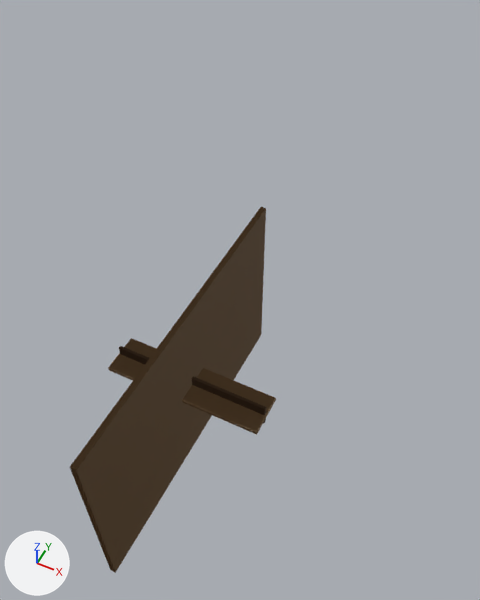
The glTF model public/models/authoring/stair-run-8riser.glb as it was, and as the next commit left it.
Rendered twice from a camera (50 mm lens) standing at (1.49, -2.21, 3.82) and looking at (0.09, 0.58, 0.33). The axes (+X, +Y, +Z) are drawn at lower left. The lights are the same throughout. The older version comes first. Where no turn or scale is listed for an object, it has been applied to the vertices. Vertices at exactly the same position are counted once.

Names of what the first picture shows: 'Riser_0', 'Riser_4', 'Stringer_-0.58', 'Tread_0', 'Tread_7'.
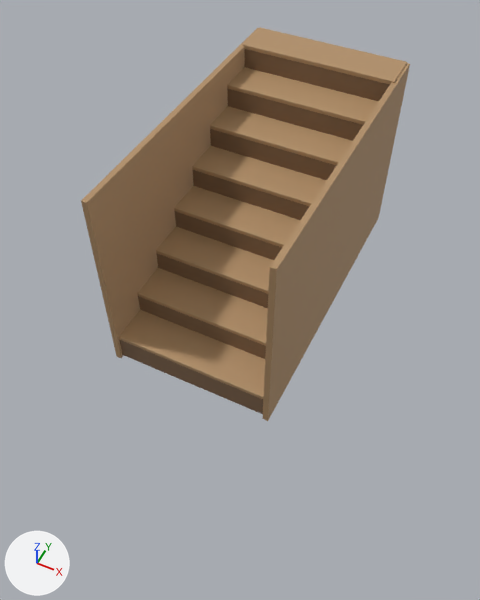
The change, as a list of edits to the scene's bpy script:
```text
Change me_riser_1_001:
    remove me_riser_1_001.from_pydata(...)  # 8 vertices, 12 faces; spans x -0.57..0.57, y -0.011..0.011, z -0.087..0.087
    add me_riser_1_001.from_pydata(...)  # 8 vertices, 12 faces; spans x -0.57..0.57, y 0.28..0.302, z 0.175..0.35
    me_riser_1_001 part 1: the whole mesh is moved by (0.0, 0.291, 0.262)
Change me_riser_2_001:
    remove me_riser_2_001.from_pydata(...)  # 8 vertices, 12 faces; spans x -0.57..0.57, y -0.011..0.011, z -0.087..0.087
    add me_riser_2_001.from_pydata(...)  # 8 vertices, 12 faces; spans x -0.57..0.57, y 0.56..0.582, z 0.35..0.525
    me_riser_2_001 part 2: the whole mesh is moved by (0.0, 0.571, 0.437)
Change me_riser_3_001:
    remove me_riser_3_001.from_pydata(...)  # 8 vertices, 12 faces; spans x -0.57..0.57, y -0.011..0.011, z -0.087..0.087
    add me_riser_3_001.from_pydata(...)  # 8 vertices, 12 faces; spans x -0.57..0.57, y 0.84..0.862, z 0.525..0.7
    me_riser_3_001 part 3: the whole mesh is moved by (0.0, 0.851, 0.613)
Change me_riser_4_001:
    remove me_riser_4_001.from_pydata(...)  # 8 vertices, 12 faces; spans x -0.57..0.57, y -0.011..0.011, z -0.087..0.087
    add me_riser_4_001.from_pydata(...)  # 8 vertices, 12 faces; spans x -0.57..0.57, y 1.12..1.142, z 0.7..0.875
    me_riser_4_001 part 4: the whole mesh is moved by (0.0, 1.131, 0.788)
Change me_riser_5_001:
    remove me_riser_5_001.from_pydata(...)  # 8 vertices, 12 faces; spans x -0.57..0.57, y -0.011..0.011, z -0.087..0.087
    add me_riser_5_001.from_pydata(...)  # 8 vertices, 12 faces; spans x -0.57..0.57, y 1.4..1.422, z 0.875..1.05
    me_riser_5_001 part 5: the whole mesh is moved by (0.0, 1.411, 0.962)
Change me_riser_6_001:
    remove me_riser_6_001.from_pydata(...)  # 8 vertices, 12 faces; spans x -0.57..0.57, y -0.011..0.011, z -0.087..0.087
    add me_riser_6_001.from_pydata(...)  # 8 vertices, 12 faces; spans x -0.57..0.57, y 1.68..1.702, z 1.05..1.225
    me_riser_6_001 part 6: the whole mesh is moved by (0.0, 1.691, 1.138)
Change me_riser_7_001:
    remove me_riser_7_001.from_pydata(...)  # 8 vertices, 12 faces; spans x -0.57..0.57, y -0.011..0.011, z -0.087..0.087
    add me_riser_7_001.from_pydata(...)  # 8 vertices, 12 faces; spans x -0.57..0.57, y 1.96..1.982, z 1.225..1.4
    me_riser_7_001 part 7: the whole mesh is moved by (0.0, 1.971, 1.312)
Change me_stringer_0_001:
    remove me_stringer_0_001.from_pydata(...)  # 8 vertices, 12 faces; spans x -0.02..0.02, y -1.14..1.14, z -0.72..0.72
    add me_stringer_0_001.from_pydata(...)  # 8 vertices, 12 faces; spans x 0.56..0.6, y -0.02..2.26, z -0.02..1.42
    me_stringer_0_001 part 8: the whole mesh is moved by (0.58, 1.12, 0.7)
Change me_stringer__0_001:
    remove me_stringer__0_001.from_pydata(...)  # 8 vertices, 12 faces; spans x -0.02..0.02, y -1.14..1.14, z -0.72..0.72
    add me_stringer__0_001.from_pydata(...)  # 8 vertices, 12 faces; spans x -0.6..-0.56, y -0.02..2.26, z -0.02..1.42
    me_stringer__0_001 part 9: the whole mesh is moved by (-0.58, 1.12, 0.7)
Change me_tread_0_002:
    remove me_tread_0_002.from_pydata(...)  # 56 vertices, 108 faces; spans x -0.58..0.58, y -0.15..0.15, z -0.015..0.015
    add me_tread_0_002.from_pydata(...)  # 56 vertices, 108 faces; spans x -0.58..0.58, y 0.0..0.3, z 0.175..0.205
    me_tread_0_002 part 10: the whole mesh is moved by (0.0, 0.15, 0.19)
Change me_tread_1_002:
    remove me_tread_1_002.from_pydata(...)  # 56 vertices, 108 faces; spans x -0.58..0.58, y -0.15..0.15, z -0.015..0.015
    add me_tread_1_002.from_pydata(...)  # 56 vertices, 108 faces; spans x -0.58..0.58, y 0.28..0.58, z 0.35..0.38
    me_tread_1_002 part 11: the whole mesh is moved by (0.0, 0.43, 0.365)
Change me_tread_2_002:
    remove me_tread_2_002.from_pydata(...)  # 56 vertices, 108 faces; spans x -0.58..0.58, y -0.15..0.15, z -0.015..0.015
    add me_tread_2_002.from_pydata(...)  # 56 vertices, 108 faces; spans x -0.58..0.58, y 0.56..0.86, z 0.525..0.555
    me_tread_2_002 part 12: the whole mesh is moved by (0.0, 0.71, 0.54)
Change me_tread_3_002:
    remove me_tread_3_002.from_pydata(...)  # 56 vertices, 108 faces; spans x -0.58..0.58, y -0.15..0.15, z -0.015..0.015
    add me_tread_3_002.from_pydata(...)  # 56 vertices, 108 faces; spans x -0.58..0.58, y 0.84..1.14, z 0.7..0.73
    me_tread_3_002 part 13: the whole mesh is moved by (0.0, 0.99, 0.715)
Change me_tread_4_002:
    remove me_tread_4_002.from_pydata(...)  # 56 vertices, 108 faces; spans x -0.58..0.58, y -0.15..0.15, z -0.015..0.015
    add me_tread_4_002.from_pydata(...)  # 56 vertices, 108 faces; spans x -0.58..0.58, y 1.12..1.42, z 0.875..0.905
    me_tread_4_002 part 14: the whole mesh is moved by (0.0, 1.27, 0.89)
Change me_tread_5_002:
    remove me_tread_5_002.from_pydata(...)  # 56 vertices, 108 faces; spans x -0.58..0.58, y -0.15..0.15, z -0.015..0.015
    add me_tread_5_002.from_pydata(...)  # 56 vertices, 108 faces; spans x -0.58..0.58, y 1.4..1.7, z 1.05..1.08
    me_tread_5_002 part 15: the whole mesh is moved by (0.0, 1.55, 1.065)
Change me_tread_6_002:
    remove me_tread_6_002.from_pydata(...)  # 56 vertices, 108 faces; spans x -0.58..0.58, y -0.15..0.15, z -0.015..0.015
    add me_tread_6_002.from_pydata(...)  # 56 vertices, 108 faces; spans x -0.58..0.58, y 1.68..1.98, z 1.225..1.255
    me_tread_6_002 part 16: the whole mesh is moved by (0.0, 1.83, 1.24)
Change me_tread_7_002:
    remove me_tread_7_002.from_pydata(...)  # 56 vertices, 108 faces; spans x -0.58..0.58, y -0.15..0.15, z -0.015..0.015
    add me_tread_7_002.from_pydata(...)  # 56 vertices, 108 faces; spans x -0.58..0.58, y 1.96..2.26, z 1.4..1.43
    me_tread_7_002 part 17: the whole mesh is moved by (0.0, 2.11, 1.415)
```

Changed parts and their boxes (x1, y1, x2, y2) in the pictures (480 x 600 px):
'Stringer_-0.58', moved: before (70, 207, 266, 573); after (81, 28, 259, 358)
'Stringer_0.58', moved (not visible before): after (262, 63, 410, 421)
'Tread_0', moved: before (108, 338, 276, 435); after (119, 310, 265, 399)
'Tread_1', moved (not visible before): after (137, 268, 268, 346)
'Tread_7', moved: before (194, 407, 272, 433); after (242, 27, 407, 84)
'Tread_6', moved (not visible before): after (227, 67, 379, 125)
'Tread_2', moved (not visible before): after (156, 227, 274, 294)
'Tread_5', moved (not visible before): after (210, 106, 352, 165)
'Tread_4', moved (not visible before): after (192, 146, 327, 206)
'Tread_3', moved (not visible before): after (174, 186, 300, 247)
'Riser_7', moved (not visible before): after (244, 49, 390, 101)
'Riser_6', moved (not visible before): after (227, 89, 363, 141)
'Riser_5', moved (not visible before): after (210, 129, 337, 180)
'Riser_4', moved: before (119, 346, 256, 403); after (193, 170, 310, 220)
'Riser_1', moved (not visible before): after (138, 296, 266, 359)
'Riser_2', moved (not visible before): after (156, 253, 268, 308)
'Riser_3', moved (not visible before): after (175, 211, 282, 260)
'Riser_0', unchanged, uncovered by the edit: before (119, 348, 266, 423); after (119, 340, 263, 414)
